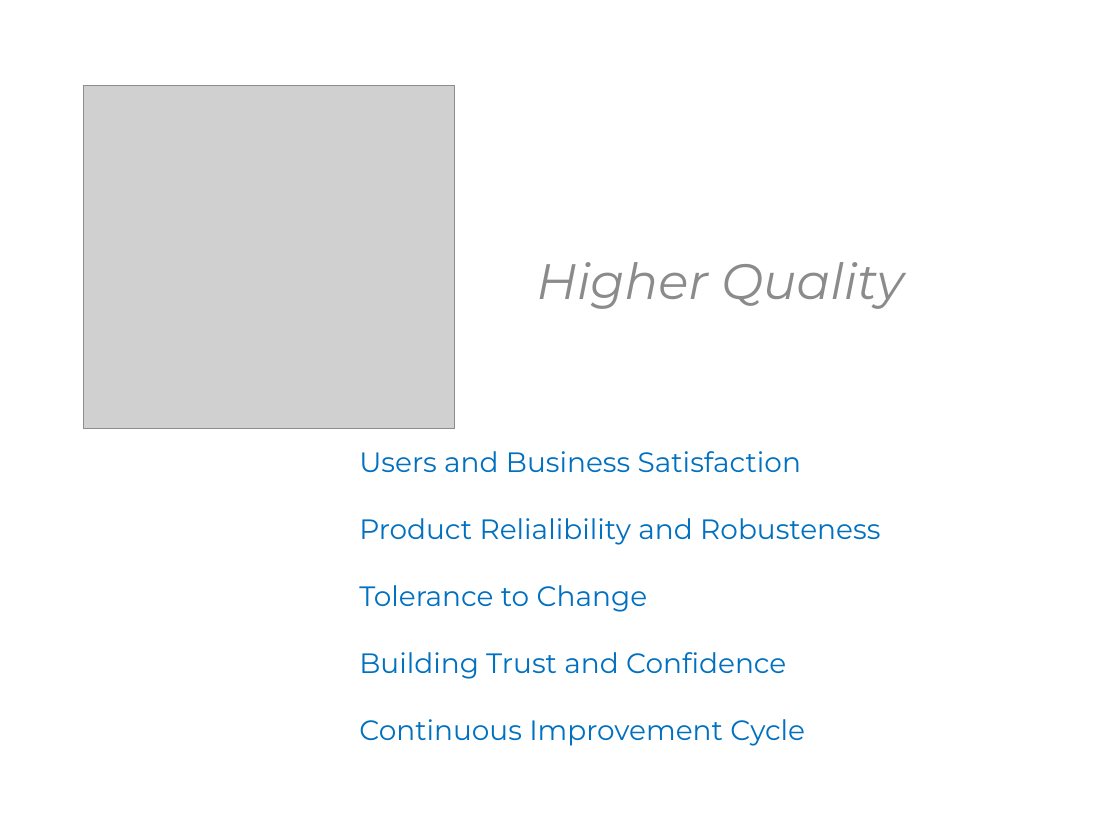
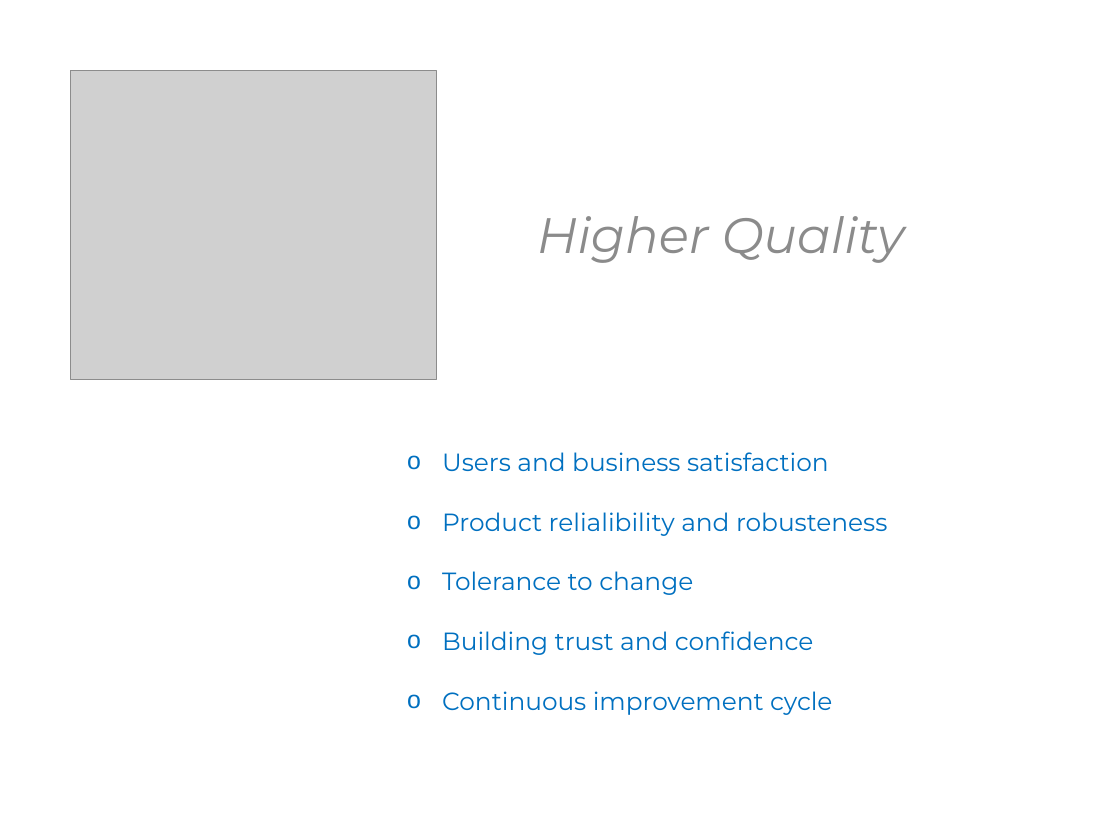
Before and after one commit to KhrisFernandez/tdd, a slide deck: slide 13 of initiation/resources/TDD - Initiation - EN.pptx (slide 14 before the commit). Drawn at 1120x840 pixels with LibreOffice and Linux fonts; fonts in the diff are those of the drawing; grey boxes stand for pictures. Boxes give left, top, right and bottom in pixels: in the first picture for what was removed or moved away, otherwise in the second. Text is boxed around its words. In the diff, an @@ line names an element or a change of style, - is before the commit and + after.

```diff
--- a/initiation/resources/TDD - Initiation - EN.pptx
+++ b/initiation/resources/TDD - Initiation - EN.pptx
@@ text "Higher Quality": place and size @@
-text "Higher Quality" at <box>537,262,904,309</box>
+text "Higher Quality" at <box>537,216,905,263</box>
@@ picture: place and size @@
-picture at <box>84,85,455,429</box>
+picture at <box>71,71,437,380</box>
@@ text at <box>442,452,887,715</box>: text changed; size 18 to 16 pt @@
-Users and Business Satisfaction
-Product Relialibility and Robusteness
-Tolerance to Change
-Building Trust and Confidence
-Continuous Improvement Cycle
+o Users and business satisfaction
+o Product relialibility and robusteness
+o Tolerance to change
+o Building trust and confidence
+o Continuous improvement cycle
```
Also in this commit, not shown: 43 other slides changed, 14 slides added, 9 slides removed, 1 other file.
